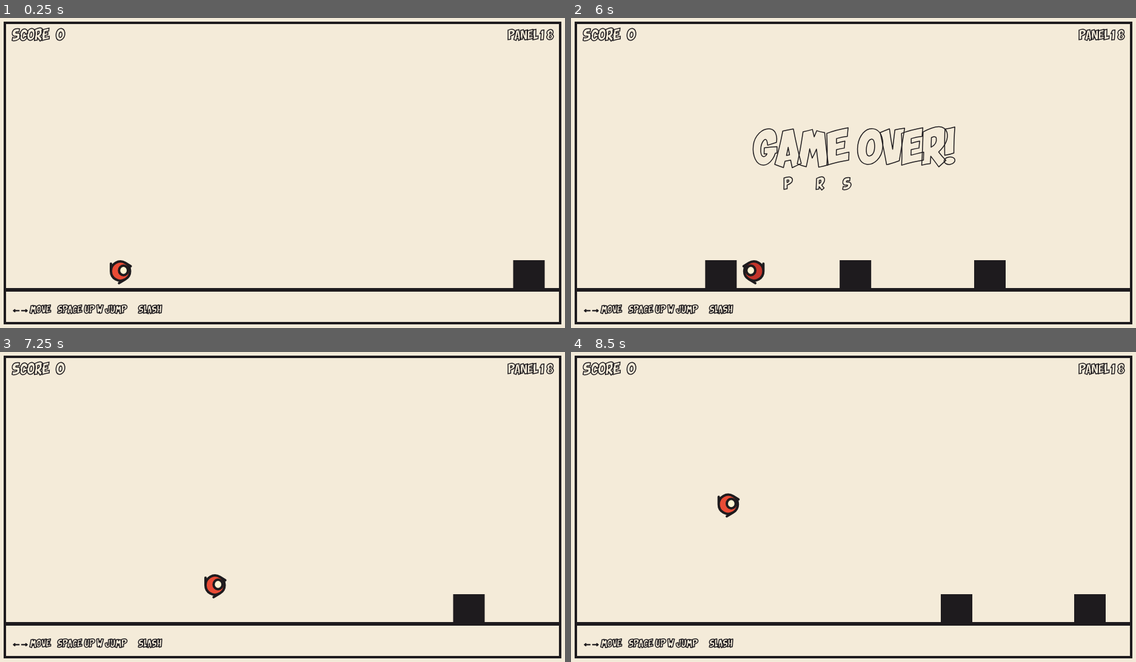
Above: before the commit, frames 1-4 (two rows, left to right).
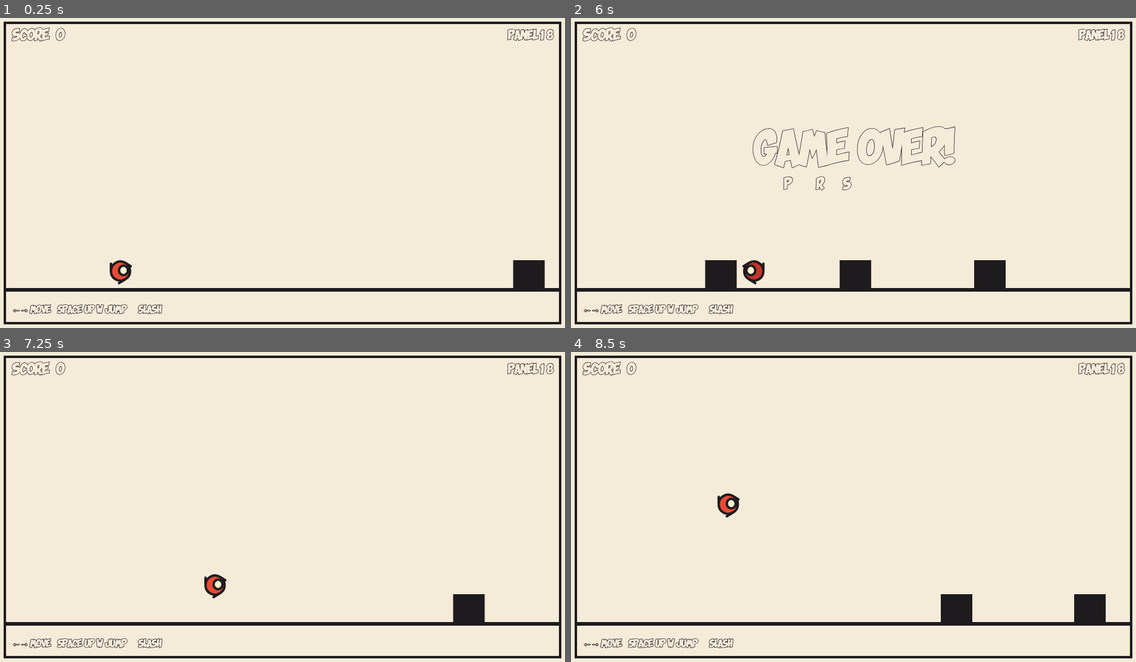
Above: after the commit, the same moments.

Repository: rfrondorf12/ai-girlies-jam-game
Game: browser game, page index.html
The game is run twice, just before and just after one commit, with the same random seed, the same clock (stepped at 60 frames per second) and the same inputs.
Inputs:
- Up to frame 1 (0.25 s): no input
- Up to frame 2 (6 s): hold Right 1.03-1.53 s; tap Space every 0.5 s from 1.1 to 5.6 s; hold Down 1.58-1.85 s; hold Left 1.9-2.47 s; hold Up 2.52-2.82 s; hold Right 2.87-3.53 s; hold Up 3.58-3.82 s; hold Left 3.87-4.3 s; hold Down 4.35-4.68 s; hold Right 4.73-5.23 s; hold Down 5.28-5.55 s; hold Left from 5.6 s (still down)
- Up to frame 3 (7.25 s): tap Space at 6.1, 6.6, 7.1 s; release Left at 6.17 s; hold Up 6.22-6.52 s; hold Right 6.57-7.23 s
- Up to frame 4 (8.5 s): hold Up 7.28-7.52 s; hold Left 7.57-8 s; tap Space at 7.6, 8.1 s; hold Down 8.05-8.38 s; hold Right from 8.43 s (still down)

The runs differ from the first frame. In frame 1, 0.6% of the frame differs, in the area x 2-98%, y 3-96%; in frame 2, 1.4%; in frame 3, 0.6%; in frame 4, 0.6%.

Commit message:
m3-feel: paper-coloured text fill to remove inner outline overlap
Co-Authored-By: Claude Code <noreply@anthropic.com>

Diff:
--- a/main.js
+++ b/main.js
@@ -546,7 +546,7 @@
   const x = PANEL_MARGIN + 12;
   const y = PANEL_MARGIN + 8;
   ctx.strokeText(text, x, y);
-  ctx.fillStyle = 'transparent';
+  ctx.fillStyle = COLOR_PAPER;
   ctx.fillText(text, x, y);
   ctx.restore();
 }
@@ -562,7 +562,7 @@
   const x = PLAYFIELD_W - PANEL_MARGIN - 12;
   const y = PANEL_MARGIN + 10;
   ctx.strokeText(text, x, y);
-  ctx.fillStyle = 'transparent';
+  ctx.fillStyle = COLOR_PAPER;
   ctx.fillText(text, x, y);
   ctx.restore();
 }
@@ -581,7 +581,7 @@
   const x = PANEL_MARGIN + CONTROLS_HINT_MARGIN;
   const y = PLAYFIELD_H - PANEL_MARGIN - CONTROLS_HINT_MARGIN;
   ctx.strokeText(CONTROLS_HINT, x, y);
-  ctx.fillStyle = 'transparent';
+  ctx.fillStyle = COLOR_PAPER;
   ctx.fillText(CONTROLS_HINT, x, y);
   ctx.restore();
 }
@@ -599,7 +599,7 @@
   ctx.lineWidth = TEXT_OUTLINE_WIDTH;
   const text = `PANEL ${panel} CLEARED!`;
   ctx.strokeText(text, cx, cy);
-  ctx.fillStyle = 'transparent';
+  ctx.fillStyle = COLOR_PAPER;
   ctx.fillText(text, cx, cy);
   ctx.restore();
 }
@@ -617,14 +617,14 @@
   ctx.font = `${GAME_OVER_FONT_SIZE}px ${FONT_STACK}`;
   ctx.lineWidth = TEXT_OUTLINE_WIDTH;
   ctx.strokeText(GAME_OVER_TEXT, cx, GAME_OVER_BANNER_Y);
-  ctx.fillStyle = 'transparent';
+  ctx.fillStyle = COLOR_PAPER;
   ctx.fillText(GAME_OVER_TEXT, cx, GAME_OVER_BANNER_Y);
 
   ctx.font = `${GAME_OVER_HINT_SIZE}px ${FONT_STACK}`;
   ctx.lineWidth = TEXT_OUTLINE_WIDTH;
   const hintY = GAME_OVER_BANNER_Y + GAME_OVER_HINT_GAP;
   ctx.strokeText(RESTART_HINT, cx, hintY);
-  ctx.fillStyle = 'transparent';
+  ctx.fillStyle = COLOR_PAPER;
   ctx.fillText(RESTART_HINT, cx, hintY);
   ctx.restore();
 }
@@ -641,7 +641,7 @@
   ctx.font = `${VICTORY_FONT_SIZE}px ${FONT_STACK}`;
   ctx.lineWidth = TEXT_OUTLINE_WIDTH;
   ctx.strokeText(VICTORY_TEXT, cx, GAME_OVER_BANNER_Y);
-  ctx.fillStyle = 'transparent';
+  ctx.fillStyle = COLOR_PAPER;
   ctx.fillText(VICTORY_TEXT, cx, GAME_OVER_BANNER_Y);
 
   ctx.font = `${GAME_OVER_HINT_SIZE}px ${FONT_STACK}`;
@@ -649,12 +649,12 @@
   const scoreY = GAME_OVER_BANNER_Y + GAME_OVER_HINT_GAP;
   const scoreText = `FINAL SCORE: ${score}`;
   ctx.strokeText(scoreText, cx, scoreY);
-  ctx.fillStyle = 'transparent';
+  ctx.fillStyle = COLOR_PAPER;
   ctx.fillText(scoreText, cx, scoreY);
 
   const hintY = scoreY + GAME_OVER_HINT_GAP;
   ctx.strokeText(VICTORY_HINT, cx, hintY);
-  ctx.fillStyle = 'transparent';
+  ctx.fillStyle = COLOR_PAPER;
   ctx.fillText(VICTORY_HINT, cx, hintY);
   ctx.restore();
 }
